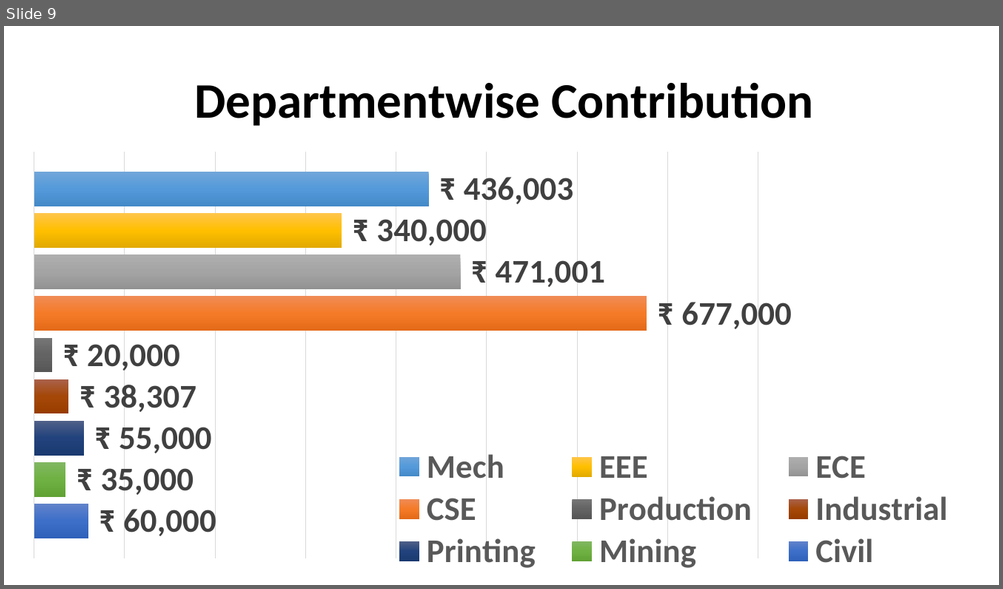
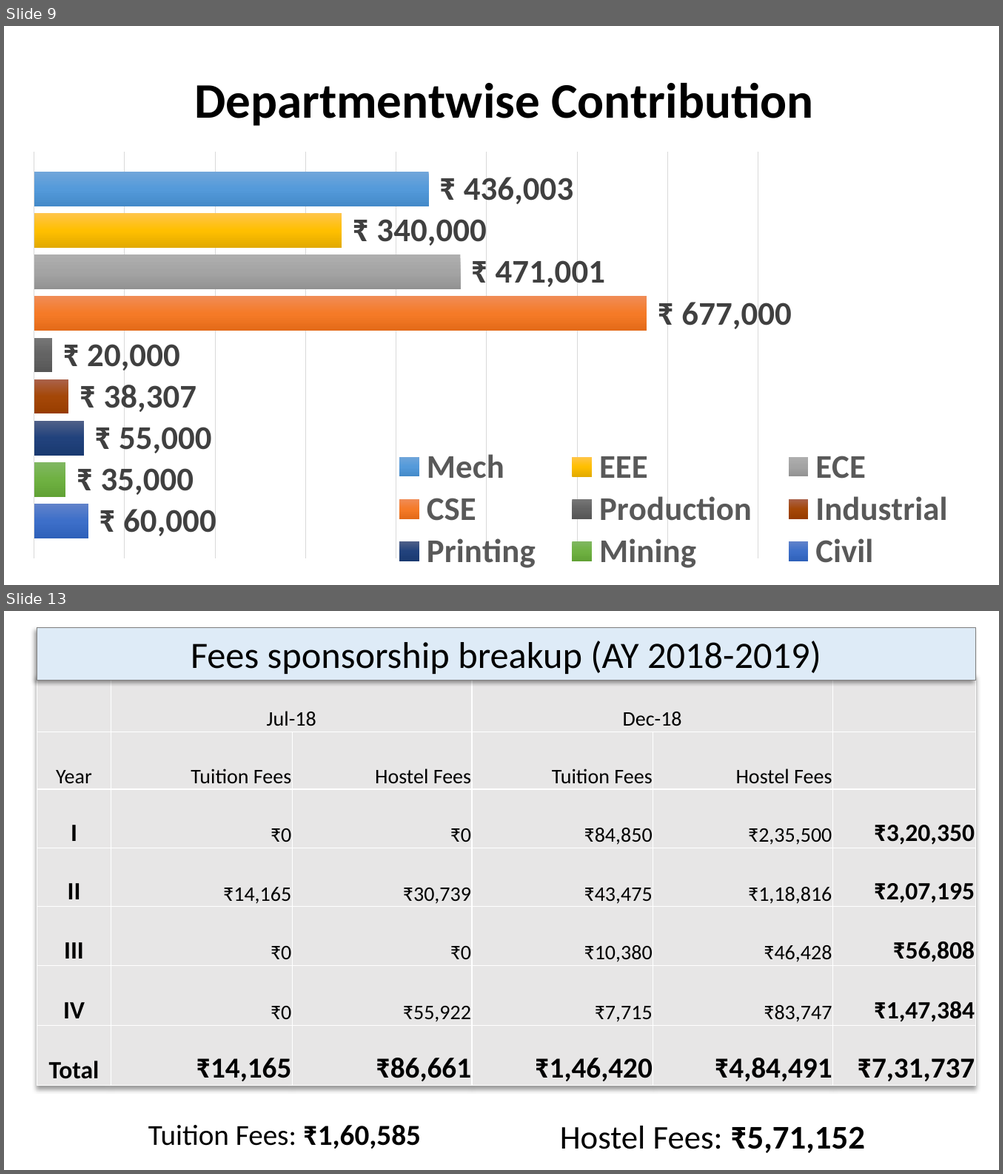
Before and after one commit to SSKarthic/ceg94trust, a slide deck: docs/ContributionGraphs.pptx. Shown one above the other, each under a label of ours: slide 9 before the commit, slides 9 and 13 after it; the slides between them are not shown. The pictures are 1003x589 and 1003x1174 pixels, drawn with LibreOffice and Linux fonts; fonts in the diff are those of the drawing. Boxes give left, top, right and bottom in pixels: in the first picture for what was removed or moved away, otherwise in the second. Text is boxed around its words. In the diff, an @@ line names an element or a change of style, - is before the commit and + after.

```diff
--- a/docs/ContributionGraphs.pptx
+++ b/docs/ContributionGraphs.pptx
@@ slide 13 added at (x1=4, y1=611, x2=999, y2=1170), background #FFFFFF @@
@@ rectangle added at (x1=37, y1=627, x2=976, y2=681), fill #DEEBF7, outline #808080 0.75 pt, 36 pt, text #000000 @@
+Fees sponsorship breakup (AY 2018-2019)
@@ table added at (x1=37, y1=675, x2=976, y2=1085), 7 rows, 6 columns @@
+ | Jul-18 |  | Dec-18 |  | 
+Year | Tuition Fees | Hostel Fees | Tuition Fees | Hostel Fees | 
+I | ₹0 | ₹0 | ₹84,850 | ₹2,35,500 | ₹3,20,350
+II | ₹14,165 | ₹30,739 | ₹43,475 | ₹1,18,816 | ₹2,07,195
+III | ₹0 | ₹0 | ₹10,380 | ₹46,428 | ₹56,808
+IV | ₹0 | ₹55,922 | ₹7,715 | ₹83,747 | ₹1,47,384
+Total | ₹14,165 | ₹86,661 | ₹1,46,420 | ₹4,84,491 | ₹7,31,737
@@ text added at (x1=148, y1=1125, x2=421, y2=1149), 28 pt, text #000000 @@
+Tuition Fees: ₹1,60,585
@@ text added at (x1=560, y1=1126, x2=865, y2=1153), 32 pt, text #000000 @@
+Hostel Fees: ₹5,71,152
```
Also in this commit, not shown: 2 other slides added, 9 other files.
